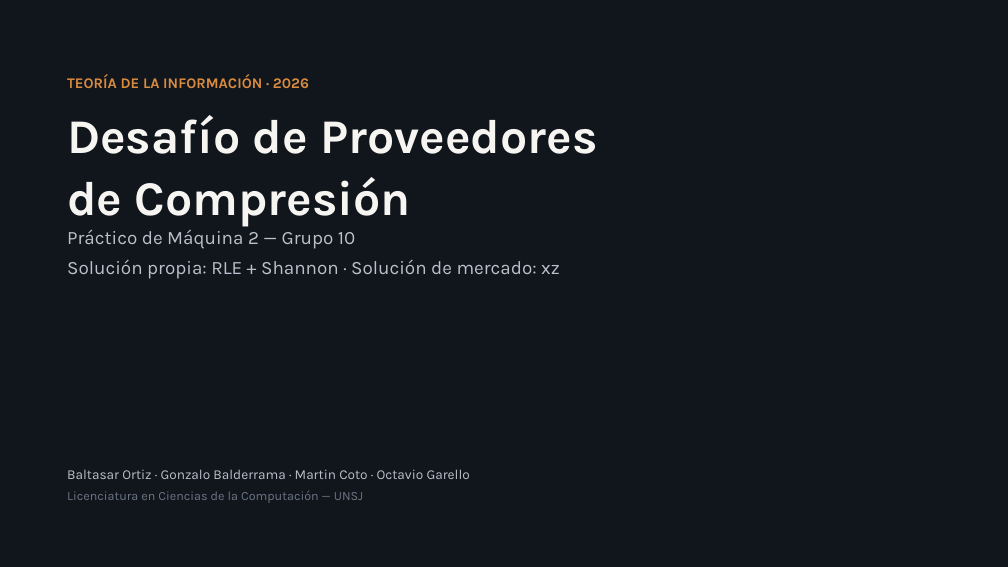
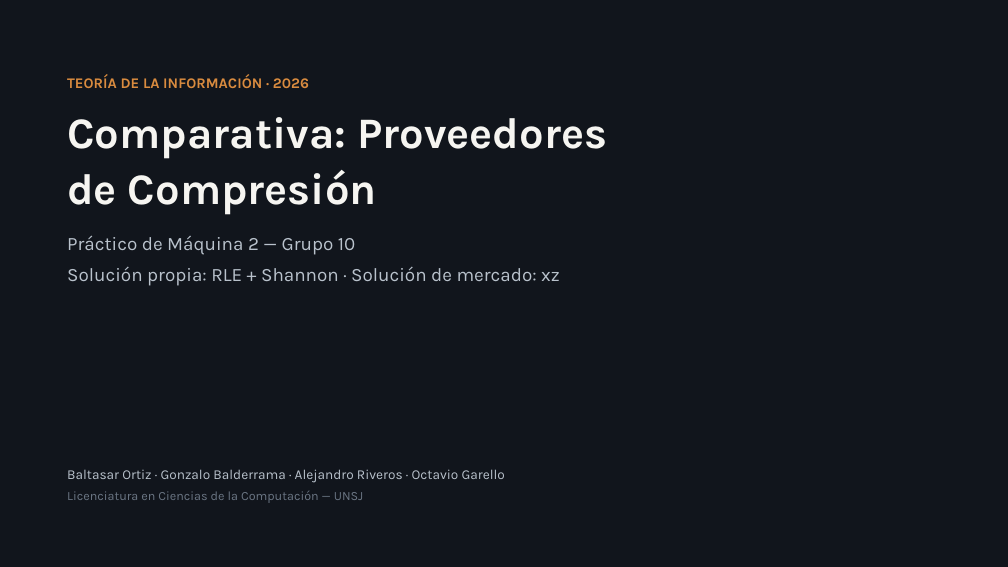
Before and after one commit to BaltasarOrtiz/FACULTAD-FCEFN, a slide deck: slide 1 of Teoria de la Información/Parcial 1/Presentaciones/Práctico de Máquina 2 — RLE+Shannon vs xz.pptx. Drawn at 1008x567 pixels with LibreOffice and Linux fonts; fonts in the diff are those of the drawing. Boxes give left, top, right and bottom in pixels: in the first picture for what was removed or moved away, otherwise in the second. Text is boxed around its words. In the diff, an @@ line names an element or a change of style, - is before the commit and + after.

```diff
--- a/Teoria de la Información/Parcial 1/Presentaciones/Práctico de Máquina 2 — RLE+Shannon vs xz.pptx
+++ b/Teoria de la Información/Parcial 1/Presentaciones/Práctico de Máquina 2 — RLE+Shannon vs xz.pptx
@@ title at [67,117,607,159]: text changed; size 46 to 41.4 pt @@
-Desafío de Proveedores
+Comparativa: Proveedores
@@ title at [67,170,377,215]: size 46 to 41.4 pt in "de Compresión" @@
@@ text "Práctico de Máquina 2 — ...": place and size @@
-text "Práctico de Máquina 2 — ..." at [67,229,560,279]
+text "Práctico de Máquina 2 — ..." at [67,235,560,286]
@@ text at [67,469,505,483]: text changed @@
-Baltasar Ortiz · Gonzalo Balderrama · Martin Coto · Octavio Garello
+Baltasar Ortiz · Gonzalo Balderrama · Alejandro Riveros · Octavio Garello
```
Also in this commit, not shown: 6 other slides changed, 7 slides added, 2 slides removed, 4 other files.
